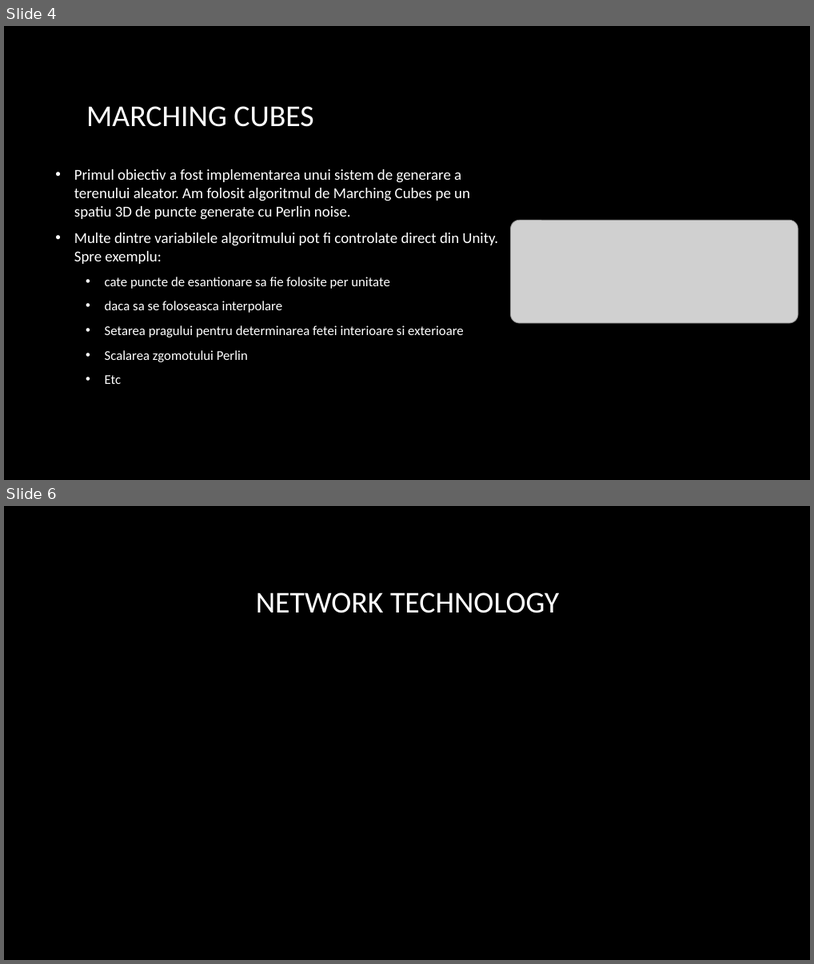
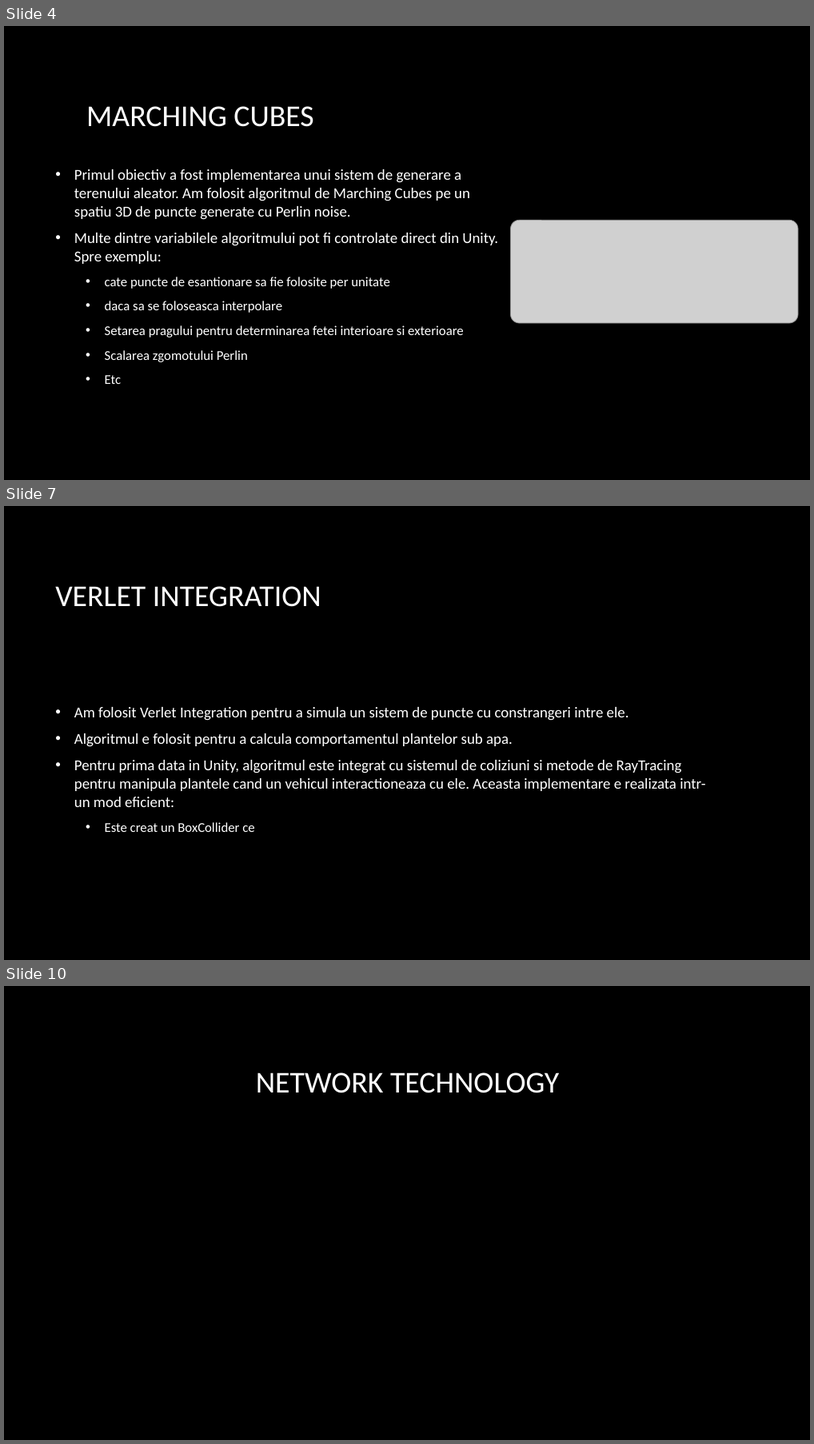
Before and after one commit to AntonVonDelta/ProiectPAS, a slide deck: Prezentare/OceanExploration.pptx. Shown one above the other, each under a label of ours: slides 4 and 6 before the commit, slides 4, 7 and 10 after it; the slides between them are not shown. The pictures are 814x964 and 814x1444 pixels, drawn with LibreOffice and Linux fonts; fonts in the diff are those of the drawing; grey boxes stand for pictures; background and template pictures are left out. Boxes give left, top, right and bottom in pixels: in the first picture for what was removed or moved away, otherwise in the second. Text is boxed around its words. In the diff, an @@ line names an element or a change of style, - is before the commit and + after.

Commit message:
Updated plant generation; Updated presentation

```diff
--- a/Prezentare/OceanExploration.pptx
+++ b/Prezentare/OceanExploration.pptx
@@ slide 7 added at (4,506,810,960), background picture (left out) @@
@@ title added at (55,586,322,607), 36 pt, text #FFFFFF @@
+VERLET INTEGRATION
@@ text added at (74,707,706,832), 18 pt, text #FFFFFF @@
+• Am folosit Verlet Integration pentru a simula un sistem de puncte cu constrangeri intre ele.
+• Algoritmul e folosit pentru a calcula comportamentul plantelor sub apa.
+• Pentru prima data in Unity, algoritmul este integrat cu sistemul de coliziuni si metode de RayTracing pentru manipula plantele cand un vehicul interactioneaza cu ele. Aceasta implementare e realizata intr-un mod eficient:
+  • Este creat un BoxCollider ce
@@ what was slide 6 is now slide 10 @@
```
Also in this commit, not shown: 1 slide changed, 3 other slides added, 2 other files.
